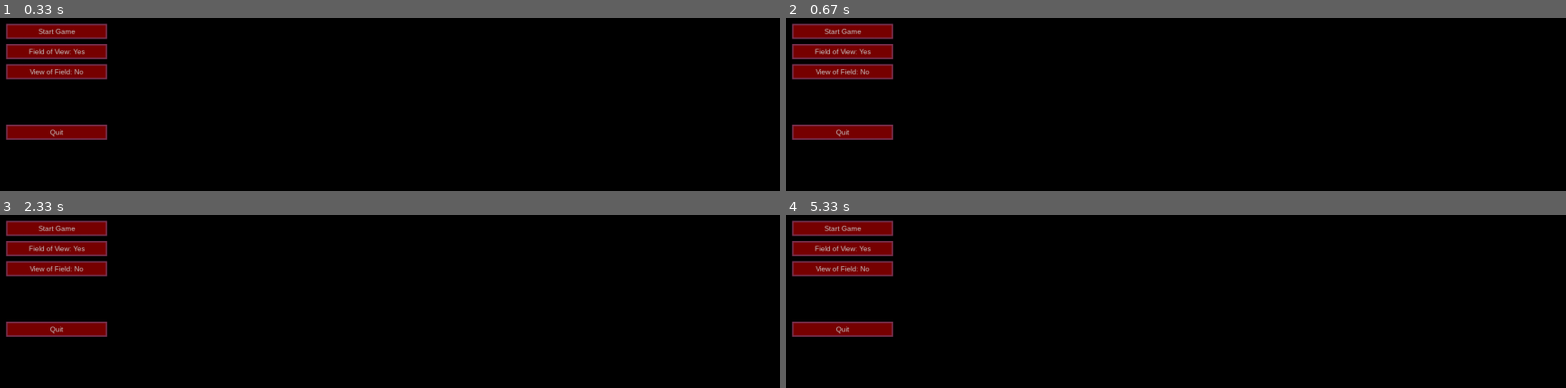
Above: before the commit, frames 1-4 (two rows, left to right).
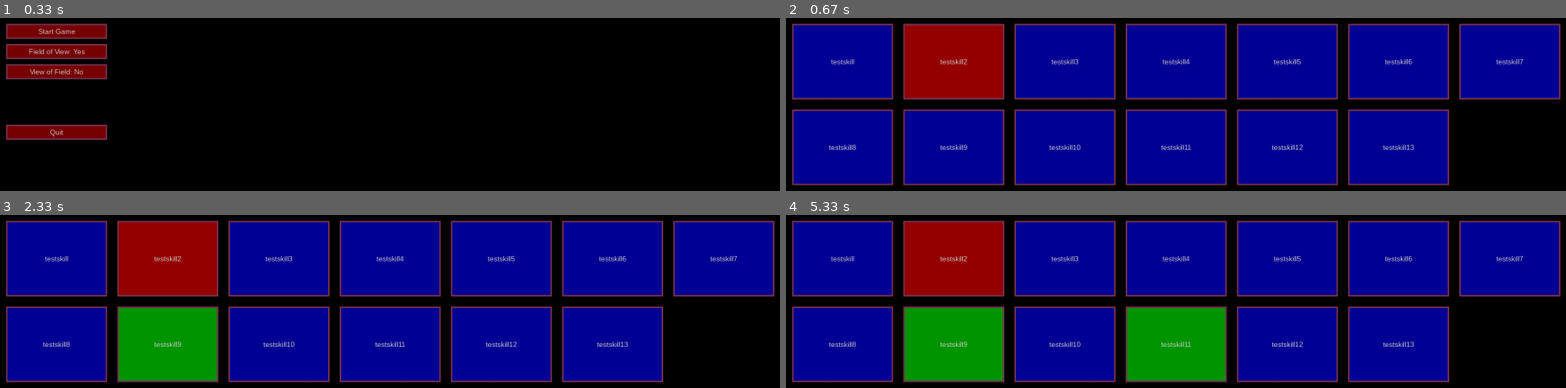
Above: after the commit, the same moments.

Repository: DiscoBizzle/Ghost-Simulator
Game: pygame game, started from ghost-simulator.py
Two runs of this game, one before a commit and one after it. Both use one fixed random seed, a clock stepped at 60 frames per second and the inputs below. The source is Python 2; it was converted automatically to run under Python 3.
Inputs (mouse positions are in pixels of both pictures, inside the frame that each line leads up to):
- Up to frame 1 (0.33 s): no input
- Up to frame 2 (0.67 s): tap S at 0.33 s
- Up to frame 3 (2.33 s): click (outside the picture) at 0.73 s; click (132, 341) at 2.07 s
- Up to frame 4 (5.33 s): hold M 2.33-2.8 s; hold Right 2.33-2.8 s; hold S 2.83-3.3 s; hold Right 2.83-3.3 s; hold Esc 3.33-3.8 s; hold Right 3.33-3.8 s; tap S at 3.83 s; right-click (973, 322) at 4.23 s; click (1137, 334) at 5.07 s

Frame 1 is identical in both runs. In frame 2, 74% of the frame differs, in the area x 0-100%, y 3-97%; in frame 3, 74%; in frame 4, 74%.

Commit message:
Skill system thing

Diff:
--- a/gslib/constants.py
+++ b/gslib/constants.py
@@ -4,7 +4,7 @@
 MAIN_GAME = 2
 CUTSCENE = 3
 GAME_OVER = 4
-SKILL_SCREEN = 5
+SKILLS_SCREEN = 5
 
 GAME_WIDTH = 1600
 GAME_HEIGHT = 800
@@ -42,3 +42,7 @@
 
 VIDEO_DIR = "video/"
 SKILLS_FILE = "skills.json"
+
+LEARNT_SKILL_COLOUR = (0, 150, 0)
+CAN_BE_LEARNT_COLOUR = (0, 0, 150)
+UNLEARNABLE_COLOUR = (150, 0, 0)
--- a/gslib/game.py
+++ b/gslib/game.py
@@ -12,6 +12,7 @@
 from gslib import sound
 from gslib import joy
 from gslib import button
+from gslib import skills
 from gslib.constants import *
 # doesn't seem to be needed any more
 #if sys.platform == 'win32' and sys.getwindowsversion()[0] >= 5:
@@ -39,6 +40,7 @@
         self.music_list = sound.get_music_list()
         #self.sound_dict = sound.load_all_sounds()
 
+
         self.clock = pygame.time.Clock()
         self.msPassed = 0
 
@@ -51,6 +53,10 @@
         self.player1 = player.Player(self, 0, 0, 16, 16)
         self.objects.append(self.player1)
 
+        self.skills_dict = skills.load_skill_dict()
+        self.SkillMenu = menus.SkillsMenu(self)
+
+
         for i in range(5):
             self.objects.append(character.Character(self, 0, 0, 16, 16, character.gen_character()))
 
@@ -58,7 +64,7 @@
         self.object_stats = None
 
         self.keys = {pygame.K_DOWN: False, pygame.K_UP: False, pygame.K_LEFT: False, pygame.K_RIGHT: False,
-                     pygame.K_ESCAPE: False, pygame.K_m: False}
+                     pygame.K_ESCAPE: False, pygame.K_m: False, pygame.K_s: False}
 
         self.options = {'FOV': True, 'VOF': False}
         field = pygame.image.load('tiles/field.png')
@@ -116,6 +122,9 @@
             if self.keys[pygame.K_m]:
                 self.keys[pygame.K_ESCAPE] = False
                 self.GameState = CUTSCENE
+            if self.keys[pygame.K_s]:
+                self.GameState = SKILLS_SCREEN
+                print self.player1.skills_learnt
 
             if self.GameState == STARTUP:
                 pass
@@ -208,6 +217,9 @@
             margin = (self.dimensions[0] - size[0]) / 2
             self.surface.blit(font.render("press esc scrub", True, (255, 255, 255)), (margin, 200))
 
+        elif self.GameState == SKILLS_SCREEN:
+            self.SkillMenu.display()
+
         if self.options['VOF'] and self.GameState != CUTSCENE:
             self.surface.blit(self.field, (0, 0))
         pygame.display.update()
@@ -230,6 +242,9 @@
         elif self.GameState == MAIN_GAME:
             self.check_button_click(event)
             self.check_object_click(event)
+        elif self.GameState == SKILLS_SCREEN:
+            self.SkillMenu.mouse_event(event)
+
 
     def check_object_click(self, event):
         for o in self.objects:
--- a/gslib/menus.py
+++ b/gslib/menus.py
@@ -59,3 +59,46 @@
     def __init__(self, GameClass):
         self.GameClass = GameClass
         self.buttons = {}
+
+
+class SkillsMenu(object):
+    def __init__(self, GameClass):
+        self.GameClass = GameClass
+        self.buttons = {}
+        x_offset = 0
+        y_offset = 0
+        for skill in self.GameClass.skills_dict:
+            if skill in self.GameClass.player1.skills_learnt:
+                skill_colour = LEARNT_SKILL_COLOUR
+            elif self.GameClass.skills_dict[skill].can_be_learnt(self.GameClass.player1):
+                skill_colour = CAN_BE_LEARNT_COLOUR
+            else:
+                skill_colour = UNLEARNABLE_COLOUR
+            f = lambda skill=skill: self.learn_skill(skill)
+            self.buttons[skill] = button.Button(self, f, pos = (60 + x_offset, 40 + y_offset),
+                                                size = (200, 150), text = skill, border_colour = (120, 50, 80),
+                                                border_width = 3, colour = skill_colour)
+            if x_offset < GAME_WIDTH - 420:
+                x_offset += 220
+            else:
+                x_offset = 0
+                y_offset += 170
+
+    def display(self):
+        for button in self.buttons.itervalues():
+            self.GameClass.surface.blit(button.surface, button.pos)
+
+    def mouse_event(self, event):
+        for button in self.buttons.itervalues():
+            button.check_clicked(event.pos)
+
+    def learn_skill(self, skill):
+        self.GameClass.player1.learn_skill(skill)
+        print self.GameClass.player1.skills_learnt
+        if skill in self.GameClass.player1.skills_learnt:
+            skill_colour = LEARNT_SKILL_COLOUR
+        elif self.GameClass.skills_dict[skill].can_be_learnt(self.GameClass.player1):
+            skill_colour = CAN_BE_LEARNT_COLOUR
+        else:
+            skill_colour = UNLEARNABLE_COLOUR
+        self.buttons[skill].colour = skill_colour
--- a/gslib/player.py
+++ b/gslib/player.py
@@ -31,11 +31,13 @@
     fear = property(get_fear, set_fear)
 
     def learn_skill(self, skill):
-        if skill.can_be_learnt(self):
-            self.skills_learnt.append(skill.name)
-            for effect in skill.effects:
+        if self.game_class.skills_dict[skill].can_be_learnt(self):
+            self.skills_learnt.append(self.game_class.skills_dict[skill].name)
+            for effect in self.game_class.skills_dict[skill].effects:
                 #apply effect
                 pass
+            return True
+        return False
 
 
     def update(self):
--- a/gslib/skills.py
+++ b/gslib/skills.py
@@ -5,7 +5,7 @@
 
 
 class Skill(object):
-    def __init__(self, name, prereqs, effect):
+    def __init__(self, name, prereqs, effects):
         self.name = name
         self.prereqs = prereqs
         self.effects = effects
--- a/skills.json
+++ b/skills.json
@@ -3,7 +3,65 @@
   {
   "prereqs":[],
   "effects":"test"
+  },
+"testskill2":
+  {
+  "prereqs":["testskill"],
+  "effects":"nothing"
+  },
+  "testskill3":
+  {
+  "prereqs":[],
+  "effects":"test"
+  },
+  "testskill4":
+  {
+  "prereqs":[],
+  "effects":"test"
+  },
+  "testskill5":
+  {
+  "prereqs":[],
+  "effects":"test"
+  },
+  "testskill6":
+  {
+  "prereqs":[],
+  "effects":"test"
+  },
+  "testskill7":
+  {
+  "prereqs":[],
+  "effects":"test"
+  },
+  "testskill8":
+  {
+  "prereqs":[],
+  "effects":"test"
+  },
+  "testskill9":
+  {
+  "prereqs":[],
+  "effects":"test"
+  },
+  "testskill10":
+  {
+  "prereqs":[],
+  "effects":"test"
+  },
+  "testskill11":
+  {
+  "prereqs":[],
+  "effects":"test"
+  },
+  "testskill12":
+  {
+  "prereqs":[],
+  "effects":"test"
+  },
+  "testskill13":
+  {
+  "prereqs":[],
+  "effects":"test"
   }
-
-
   }
